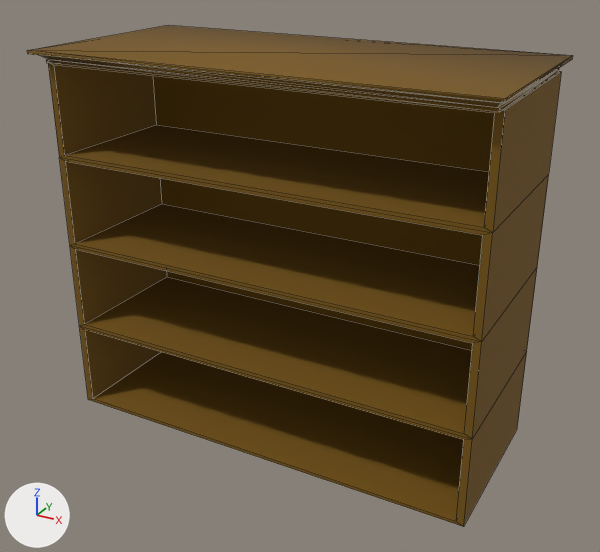
The FBX model Ripple Effect/Assets/Resources/Models/RoomModels/RE_RBedShelfS.FBX: old version first, new version second.
The view is the same before and after, from a camera (50 mm lens) standing at (1.63, -2.92, 2.18) and looking at (0.04, -0.03, 0.73). Lighting does not change. The marker at lower left points along +X, +Y and +Z. Mesh edges are drawn as thin lines. Where no turn or scale is listed for an object, it has been applied to the vertices.

Objects in the first picture: 'RE_RBedShelfS'.
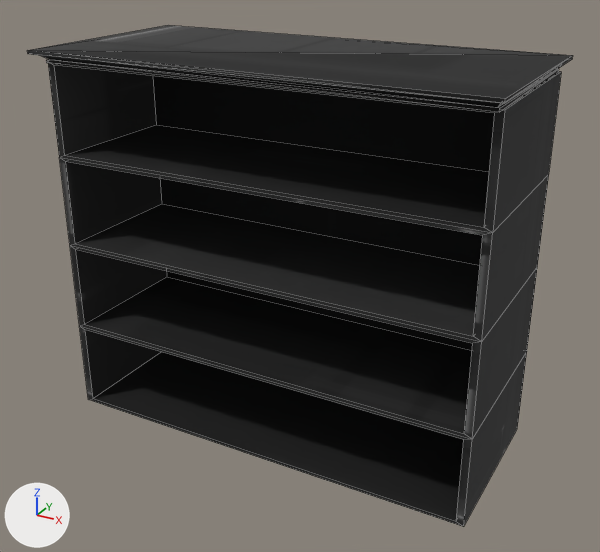
What differs and where, as boxes (x1, y1, x2, y2) in the pictures (600 x 552 px):
'RE_RBedShelfS', surface changed (brown to black)
    both: (27, 25, 573, 527)

What the commit changed:
Picture 'Albedo_Wood.png' (img_albedo_wood_png) is new.
In material 'Wood' (mat_wood), base_color is no longer (0.184, 0.0902, 0.0), dark yellow #775500.
In material 'Wood' (mat_wood), texture is now set to img_albedo_wood_png, with its transparency.
